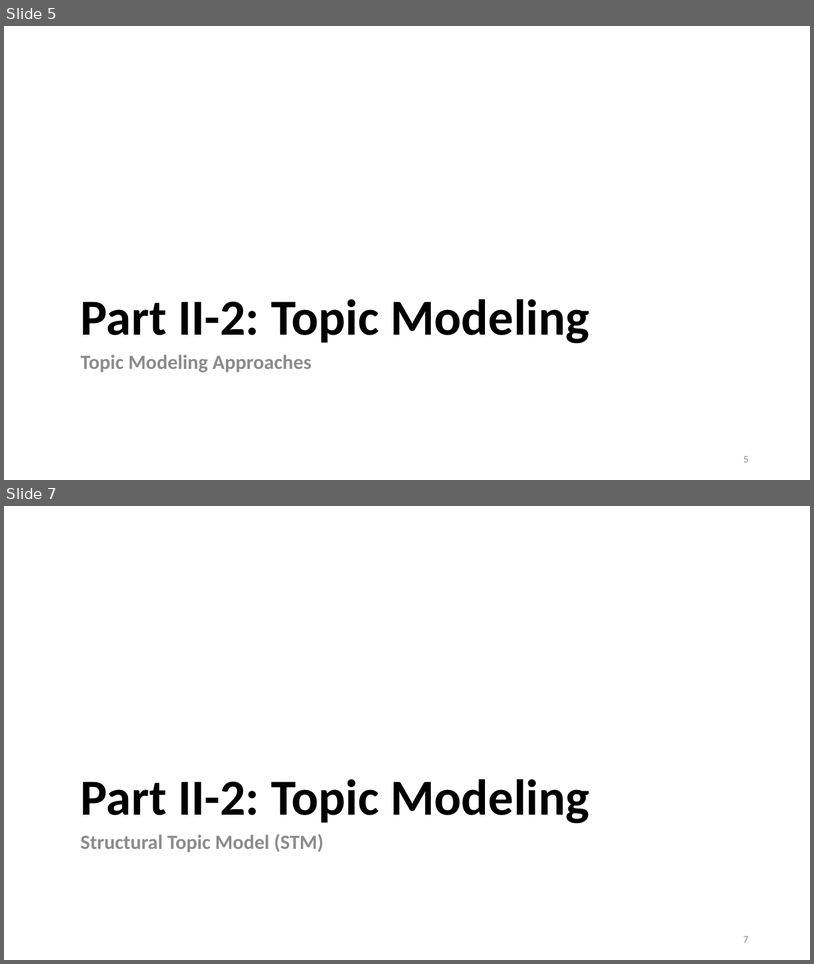
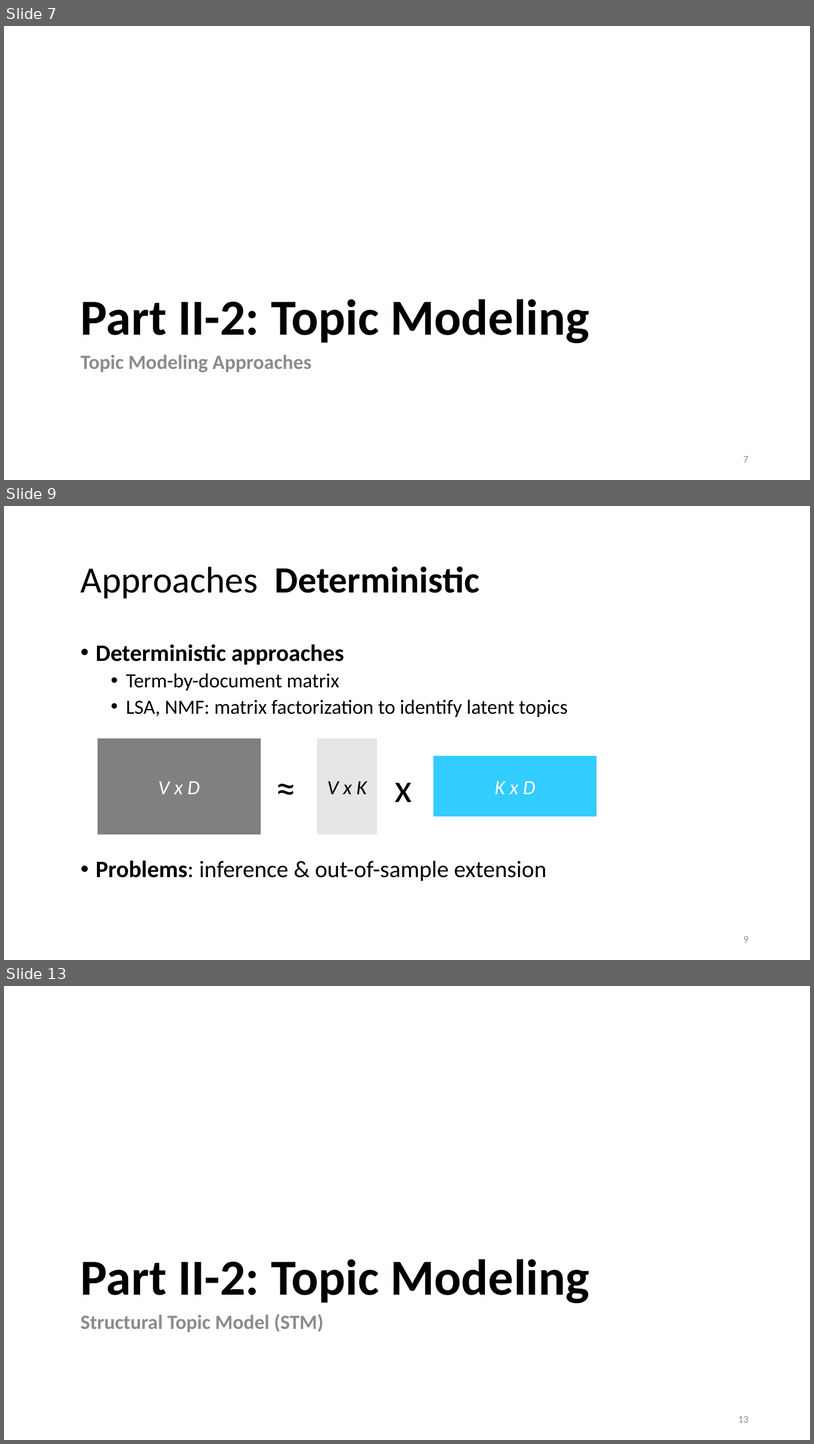
Before and after one commit to lisa-wm/consulting, a slide deck: 5_seminar/Contents_Part_02/slides/slides_II_2.pptx. Shown one above the other, each under a label of ours: slides 5 and 7 before the commit, slides 7, 9 and 13 after it; the slides between them are not shown. The pictures are 814x964 and 814x1444 pixels, drawn with LibreOffice and Linux fonts; fonts in the diff are those of the drawing. Boxes give left, top, right and bottom in pixels: in the first picture for what was removed or moved away, otherwise in the second. Text is boxed around its words. In the diff, an @@ line names an element or a change of style, - is before the commit and + after.

```diff
--- a/5_seminar/Contents_Part_02/slides/slides_II_2.pptx
+++ b/5_seminar/Contents_Part_02/slides/slides_II_2.pptx
@@ slide 9 added at (4, 506, 810, 960), background #FFFFFF @@
@@ title added at (81, 566, 480, 598), 44 pt, text #000000, bold @@
+Approaches Deterministic
@@ text added at (96, 644, 568, 881), 24 pt, text #000000 @@
+• Deterministic approaches
+  • Term-by-document matrix
+  • LSA, NMF: matrix factorization to identify latent topics
+• Problems: inference & out-of-sample extension
@@ rectangle added at (98, 738, 260, 833), fill #808080, outline #808080 1 pt, 24 pt, text #FFFFFF, italic @@
+V x D
@@ rectangle added at (317, 738, 377, 833), fill #E7E6E6, outline #E7E6E6 1 pt, 24 pt, text #000000, italic @@
+V x K
@@ rectangle added at (434, 756, 597, 816), fill #33CCFF, outline #33CCFF 1 pt, 24 pt, text #FFFFFF, italic @@
+K x D
@@ text added at (270, 759, 304, 814), 48 pt, text #000000 @@
+≈
@@ text added at (395, 783, 412, 802), 48 pt, text #000000 @@
+x
@@ page number added at (744, 936, 749, 942), 12 pt, text #8C8C8C @@
+9
@@ what was slide 5 is now slide 7 @@
@@ page number at (744, 456, 749, 462): text changed @@
-5
+7
@@ what was slide 7 is now slide 13 @@
@@ page number at (738, 1416, 749, 1422): text changed @@
-7
+13
```
Also in this commit, not shown: 3 slides changed, 6 other slides added, 1 slide removed, 5 other files.
